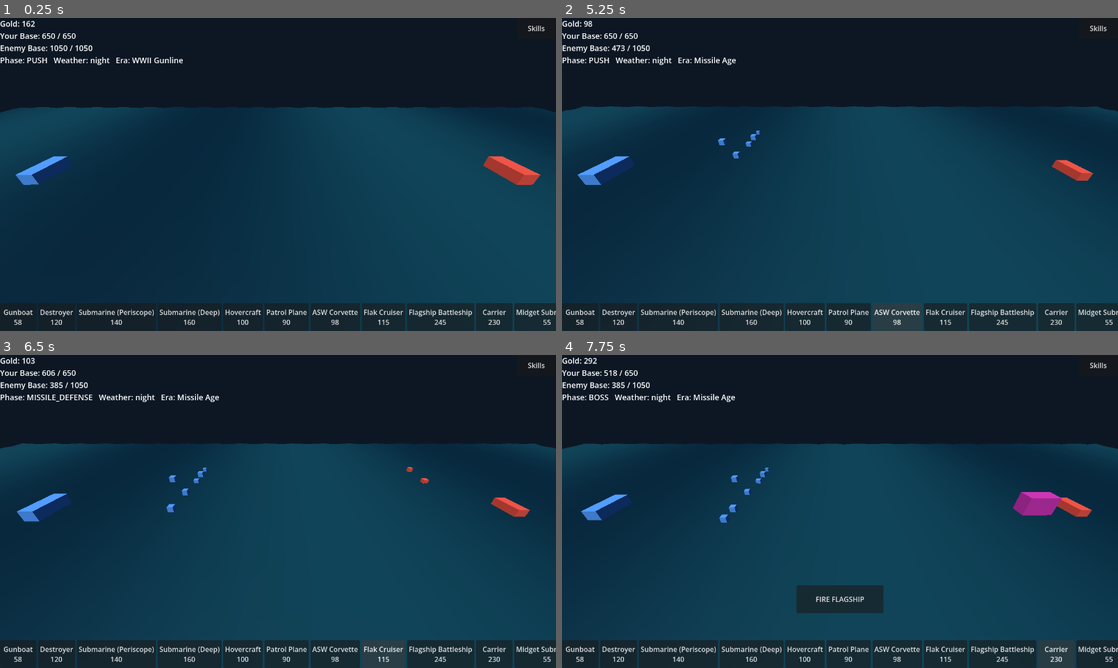
Above: before the commit, frames 1-4 (two rows, left to right).
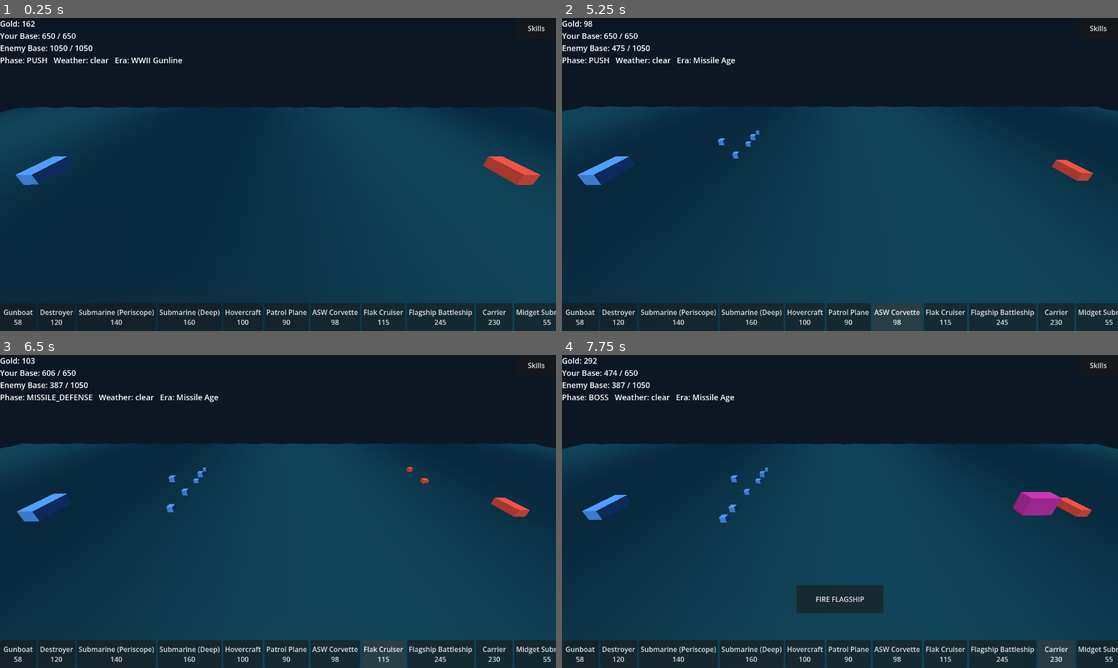
Above: after the commit, the same moments.

Repository: icomppower/iron-corridor
Game: Godot game, scene res://presentation/Main.tscn
Two runs of this game, one before a commit and one after it. Both use one fixed random seed, a clock stepped at 60 frames per second and the inputs below.
Inputs:
- Up to frame 1 (0.25 s): no input
- Up to frame 2 (5.25 s): click "Gunboat 58" at 0.5 s; click "Destroyer 120" at 1.25 s; click "Submarine (Periscope) 140" at 2 s; click "Submarine (Deep) 160" at 2.75 s; click "Hovercraft 100" at 3.5 s; click "Patrol Plane 90" at 4.25 s; click "ASW Corvette 98" at 5 s
- Up to frame 3 (6.5 s): click "Flak Cruiser 115" at 5.75 s
- Up to frame 4 (7.75 s): click "Flagship Battleship 245" at 6.5 s; click "Carrier 230" at 7.25 s

The runs differ from the first frame. In frame 1, 0.2% of the frame differs, in the area x 16-33%, y 12-16%; in frame 2, 0.2%; in frame 3, 0.2%; in frame 4, 0.3%, in the area x 3-95%, y 4-54%.

Commit message:
Balance pass 13: enemy readiness jitter + starting gold (smooth knobs)
Traced turtle's invincibility to its true root: the drip-feed slaughter
dynamic. The player opens with 150 gold vs the enemy's 0, and enemy
lists opened on expensive save-targets — so a cheap-flow player comp
fields a standing mass first and converts every trickled enemy
reinforcement into salvage (Lanchester). Turtle was simply the best
head-start snowball. On top of that, the sim was near-deterministic per
matchup: win rates saturated to 0/1 and every knob response was a
chaotic cliff (enemy-gold sweeps flipped 1.0 -> 0 -> 1.0 -> 0).

- MatchSim/LiveMatch: per-run seeded enemy readiness — starting gold
  (new level knob 'enemy_starting_gold') x U(0.5,1.5) and income x
  U(0.85,1.15). Replays stay deterministic per seed; win rates become
  smooth functions of level knobs
- levels: enemy_starting_gold ramp 0/50/110/130/140 kills the player's
  structural head start on later levels; cheap-first enemy openings
  (gunboat leads every rotation) end the opening save-stall; incomes
  re-derived 9.5/11.5/14/15.5/18
- local port now mirrors scheduler tie-breaking and jitter; port table
  shows smooth mid-range rates and a monotone curve

Co-Authored-By: Claude Fable 5 <noreply@anthropic.com>
Claude-Session: https://claude.ai/code/session_01CdRtWNHmvePL8b9JUYqr96

Diff:
--- a/data/levels/level_01.json
+++ b/data/levels/level_01.json
@@ -42,5 +42,6 @@
     "destroyer",
     "submarine_shallow",
     "INCOME"
-  ]
+  ],
+  "enemy_starting_gold": 0.0
 }
--- a/data/levels/level_02.json
+++ b/data/levels/level_02.json
@@ -44,5 +44,6 @@
     "destroyer",
     "submarine_shallow",
     "INCOME"
-  ]
+  ],
+  "enemy_starting_gold": 50.0
 }
--- a/data/levels/level_03.json
+++ b/data/levels/level_03.json
@@ -2,7 +2,7 @@
   "id": "level_03",
   "name": "Convoy Gauntlet",
   "turn_budget": 400,
-  "enemy_income_base": 17.0,
+  "enemy_income_base": 14.0,
   "enemy_base_hp": 1650,
   "player_base_hp": 710,
   "enemy_roster": [
@@ -41,10 +41,11 @@
     "storm": 0.1
   },
   "enemy_priority": [
+    "gunboat",
     "submarine_shallow",
     "destroyer",
     "corvette_asw",
-    "gunboat",
     "INCOME"
-  ]
+  ],
+  "enemy_starting_gold": 110.0
 }
--- a/data/levels/level_04.json
+++ b/data/levels/level_04.json
@@ -2,7 +2,7 @@
   "id": "level_04",
   "name": "Deepwater Blockade",
   "turn_budget": 410,
-  "enemy_income_base": 18.0,
+  "enemy_income_base": 15.5,
   "enemy_base_hp": 1650,
   "player_base_hp": 740,
   "enemy_roster": [
@@ -44,11 +44,12 @@
     "storm": 0.15
   },
   "enemy_priority": [
+    "gunboat",
+    "corvette_asw",
     "submarine_shallow",
     "destroyer",
-    "corvette_asw",
-    "gunboat",
     "flak_cruiser",
     "INCOME"
-  ]
+  ],
+  "enemy_starting_gold": 130.0
 }
--- a/data/levels/level_05.json
+++ b/data/levels/level_05.json
@@ -2,7 +2,7 @@
   "id": "level_05",
   "name": "Iron Corridor",
   "turn_budget": 420,
-  "enemy_income_base": 18.5,
+  "enemy_income_base": 18.0,
   "enemy_base_hp": 1800,
   "player_base_hp": 770,
   "enemy_roster": [
@@ -45,13 +45,14 @@
     "storm": 0.2
   },
   "enemy_priority": [
+    "gunboat",
+    "corvette_asw",
     "submarine_shallow",
+    "hovercraft",
     "destroyer",
-    "hovercraft",
-    "corvette_asw",
     "flak_cruiser",
-    "gunboat",
     "INCOME",
     "battleship_flagship"
-  ]
+  ],
+  "enemy_starting_gold": 140.0
 }
--- a/sim/live_match.gd
+++ b/sim/live_match.gd
@@ -26,6 +26,7 @@
 var boss_killed: bool = false
 var enemy_strategy_id: String = "level_ai"
 var _flagship_aim_bonus: float = 0.0
+var _enemy_income: float = 0.0
 
 func _init(p_level: Dictionary, p_catalog: Catalog, seed_value: int, unlocked_skills: Array = []) -> void:
 	level = p_level
@@ -36,6 +37,9 @@
 	player["unlocked_skills"] = unlocked_skills.duplicate()
 	enemy = MatchSim._new_side(level["enemy_roster"], float(level["enemy_base_hp"]), 0.0)
 	enemy["base_hp_max"] = float(level["enemy_base_hp"])
+	# Mirror MatchSim.run(): seeded enemy readiness jitter.
+	enemy["gold"] = float(level.get("enemy_starting_gold", 0.0)) * rng.randf_range(0.5, 1.5)
+	_enemy_income = float(level["enemy_income_base"]) * rng.randf_range(0.85, 1.15)
 	weather_id = rng.pick_weighted(level["weather_table"])
 	turn_budget = int(level["turn_budget"])
 	boss_trigger_hp = float(level["enemy_base_hp"]) * float(level["boss_trigger_hp_pct"])
@@ -52,7 +56,7 @@
 		return
 
 	player["gold"] += MatchSim._effective_income(player, float(economy["income_base"]), economy)
-	enemy["gold"] += MatchSim._effective_income(enemy, float(level["enemy_income_base"]), economy)
+	enemy["gold"] += MatchSim._effective_income(enemy, _enemy_income, economy)
 
 	MatchSim._check_era_upgrade(player, catalog)
 	MatchSim._check_era_upgrade(enemy, catalog)
--- a/sim/match_sim.gd
+++ b/sim/match_sim.gd
@@ -19,6 +19,14 @@
 	var enemy := _new_side(level["enemy_roster"], float(level["enemy_base_hp"]), 0.0)
 	enemy["base_hp_max"] = float(level["enemy_base_hp"])
 
+	# Enemy task-force readiness varies run to run (seeded, so replays are
+	# still deterministic). Without this the sim is near-deterministic per
+	# (level, strategy) matchup: win rates saturate to 0/1 and every
+	# difficulty knob becomes a chaotic cliff instead of a smooth curve.
+	enemy["gold"] = float(level.get("enemy_starting_gold", 0.0)) * rng.randf_range(0.5, 1.5)
+	var enemy_income_jitter: float = rng.randf_range(0.85, 1.15)
+	var enemy_income: float = float(level["enemy_income_base"]) * enemy_income_jitter
+
 	var weather_id: String = rng.pick_weighted(level["weather_table"])
 	var weather_table: Dictionary = catalog.weather
 
@@ -39,7 +47,7 @@
 
 		# --- income ---
 		player["gold"] += _effective_income(player, float(economy["income_base"]), economy) * DT
-		enemy["gold"] += _effective_income(enemy, float(level["enemy_income_base"]), economy) * DT
+		enemy["gold"] += _effective_income(enemy, enemy_income, economy) * DT
 
 		# --- era evolution ---
 		_check_era_upgrade(player, catalog)
